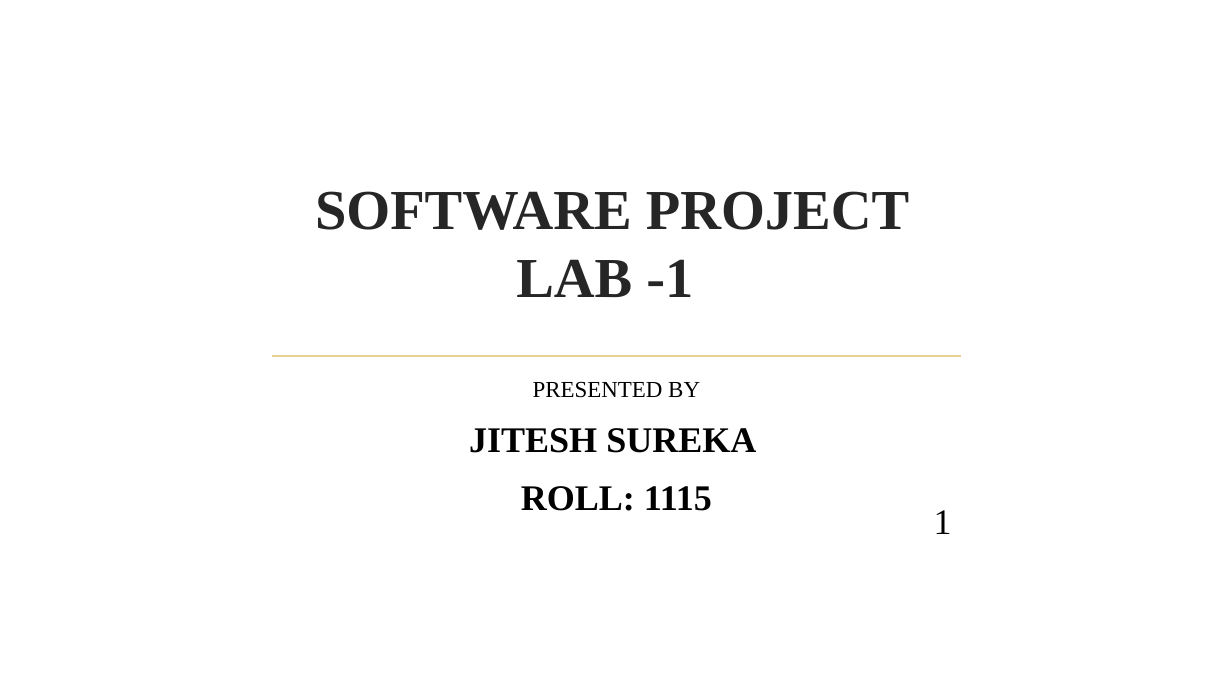
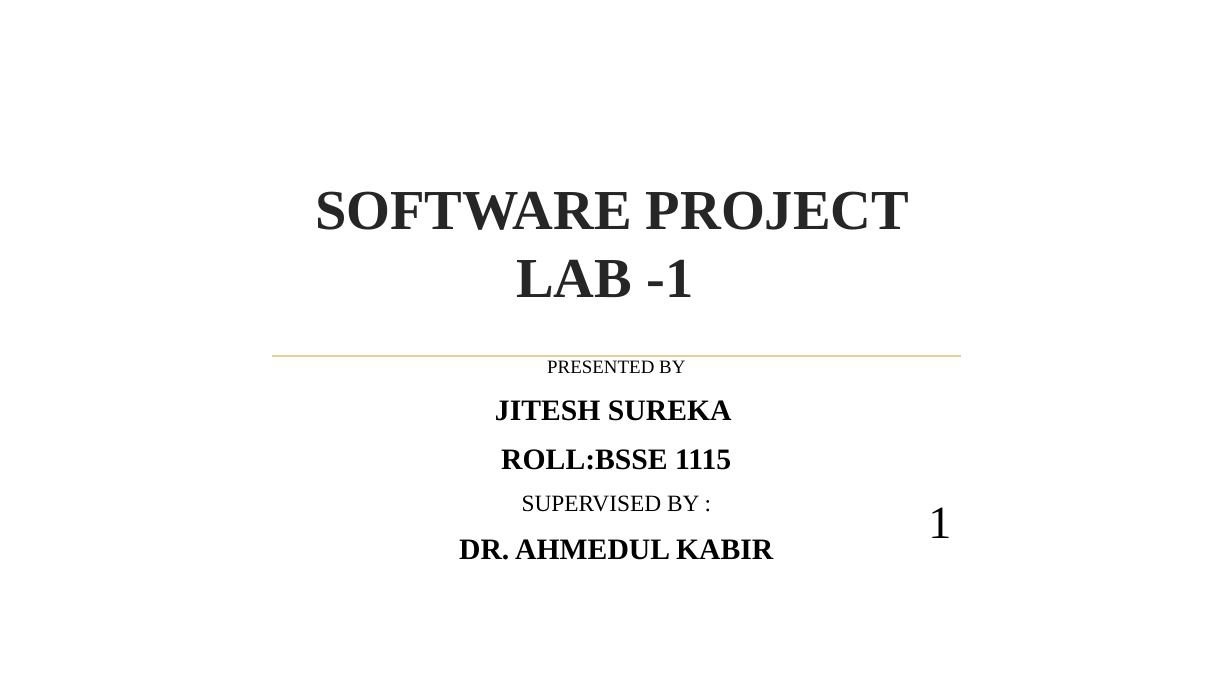
Before and after one commit to jsureka/ImageX, a slide deck: slide 1 of SOFTWARE PROJECT LAB -1.pptx. Drawn at 1232x693 pixels with LibreOffice and Linux fonts; fonts in the diff are those of the drawing; background and template pictures are left out. Boxes give left, top, right and bottom in pixels: in the first picture for what was removed or moved away, otherwise in the second. Text is boxed around its words. In the diff, an @@ line names an element or a change of style, - is before the commit and + after.

```diff
--- a/SOFTWARE PROJECT LAB -1.pptx
+++ b/SOFTWARE PROJECT LAB -1.pptx
@@ subtitle "PRESENTED BY": place and size @@
-subtitle "PRESENTED BY" at (469,381,756,511)
+subtitle "PRESENTED BY" at (459,360,773,560)
@@ subtitle at (495,360,732,421): size 17.9 to 14.7 pt in "PRESENTED BY"; size 28.1 to 23.1 pt in "JITESH SUREKA"; less space between paragraphs @@
@@ subtitle at (459,449,773,560): text changed; size 28.1 to 23.1 pt @@
-ROLL: 1115
+ROLL:BSSE 1115
+SUPERVISED BY :
+DR. AHMEDUL KABIR
@@ page number at (928,507,951,538): size 28 to 36 pt @@
```
Also in this commit, not shown: 10 other slides changed, 3 slides added, 6 other files.
